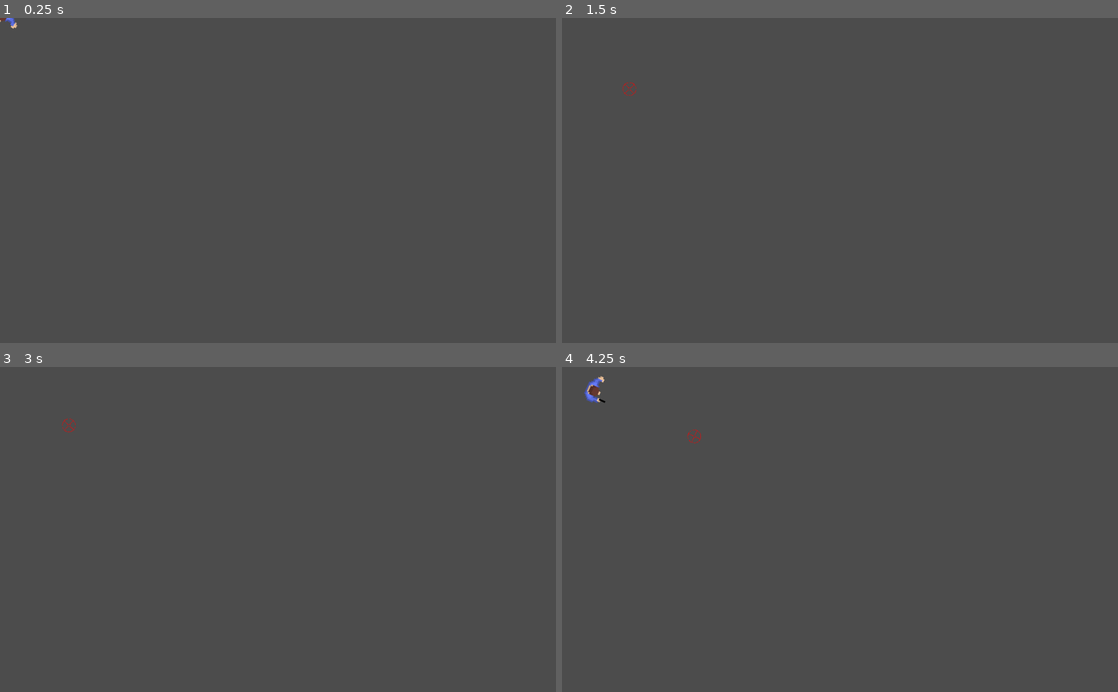
Above: before the commit, frames 1-4 (two rows, left to right).
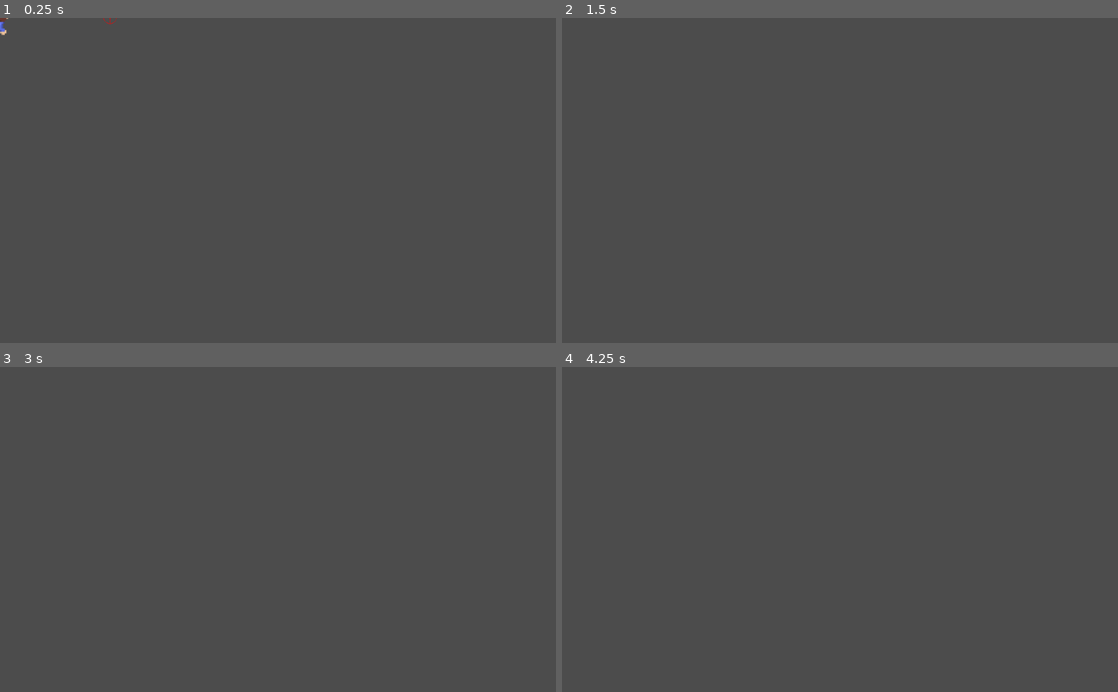
Above: after the commit, the same moments.

Repository: rasmushassenkam/ucs
Game: Godot game, scene res://Player.tscn
Same seed, same stepped clock (60 frames per second), same inputs: the game is played once before the commit and once after it. Before the commit the project has no main scene; this scene is started directly in both runs.
Inputs (mouse positions are in pixels of both pictures, inside the frame that each line leads up to):
- Up to frame 1 (0.25 s): no input
- Up to frame 2 (1.5 s): tap Enter at 0.5 s; move the mouse to (962, 164) at 0.52 s; press the mouse at (962, 164) at 0.53 s; hold D (right) 0.53-1.28 s; tap Mouse wheel down (scroll_wheel_down) at 0.8, 1.35 s; move the mouse to (728, 196) at 1.27 s; release the mouse at (728, 196) at 1.28 s; hold S (down) from 1.28 s (still down)
- Up to frame 3 (3 s): tap Mouse wheel up (scroll_wheel_up) at 1.55 s; move the mouse to (333, 458) at 2.02 s; release S (down) at 2.03 s; hold D (right) 2.03-2.78 s; hold Mouse wheel up (scroll_wheel_up) 2.03-2.78 s; tap Q (prev_weapon, bound only after the commit) at 2.3, 2.85 s; tap Space at 2.75 s; move the mouse to (250, 594) at 2.77 s; hold W (up) from 2.78 s (still down)
- Up to frame 4 (4.25 s): click (812, 594) at 3.05 s; move the mouse to (1006, 578) at 3.52 s; release W (up) at 3.53 s; press the mouse at (1006, 578) at 3.53 s; hold A (left) from 3.53 s (still down); tap Mouse wheel down (scroll_wheel_down) at 3.8 s

The runs differ from the first frame. In frame 1, less than 0.1% of the frame differs, in the area x 0-21%, y 0-6%; in frame 2, less than 0.1%; in frame 3, less than 0.1%; in frame 4, 0.2%, in the area x 4-25%, y 2-24%.
Error before the commit: Invalid operands 'int' and 'bool' in operator '-'. (res://Player.gd:28)

Commit message:
added run_n_gun_animation added simple weapons

Diff:
--- a/Player.gd
+++ b/Player.gd
@@ -2,34 +2,52 @@
 
 export (int) var speed = 200
 export (int) var backwards_speed = 100
-export var weapon = 0
+export (float) var rotation_speed = 2.5
+export var weapons = ["unarmed", "handgun"]
+var selected_weapon = weapons[0]
 
 var velocity = Vector2()
+var rotation_dir = 0
+
+func _ready():
+	print("ready")
 
 func get_input():
-	look_at(get_global_mouse_position())
+	rotation_dir = 0
 	velocity = Vector2()
+	if Input.is_action_pressed('right'):
+		rotation_dir += 1
+	if Input.is_action_pressed('left'):
+		rotation_dir -= 1
 	if Input.is_action_pressed('down'):
-		velocity = Vector2(-backwards_speed, 0).rotated(rotation)
-	elif Input.is_action_pressed('up'):
+		velocity = Vector2(-speed, 0).rotated(rotation)
+	if Input.is_action_pressed('up'):
 		velocity = Vector2(speed, 0).rotated(rotation)
-		$AnimatedSprite.play("walk")
-	elif Input.is_action_pressed("click"):
-		$AnimatedSprite.play("handgun")
+		if selected_weapon == weapons[0]:
+			$AnimatedSprite.play("walk")
+		elif selected_weapon == weapons[1]:
+			$AnimatedSprite.play("handgun_run_n_gun")
 	else:
-		$AnimatedSprite.play("unarmed_idle")
+		if selected_weapon == weapons[0]:
+			$AnimatedSprite.play("unarmed_idle")
+		elif selected_weapon == weapons[1]:
+			$AnimatedSprite.play("handgun_idle")
 
-
-
-func switch_weapons():
-	if Input.is_action_pressed("scroll_wheel_up") && weapon >= 0:
-		weapon += 1
-	if Input.is_action_pressed("scroll_wheel_down"):
-		weapon -= 1 && weapon <= 1
 
 func _physics_process(delta):
 	get_input()
+	rotation += rotation_dir * rotation_speed * delta
 	velocity = move_and_slide(velocity)
+
+func switch_weapons():
+	if Input.is_action_just_pressed("prev_weapon"):
+		print("next")
+		if selected_weapon == weapons[weapons.size() - 1]:
+			selected_weapon = weapons[0]
+		else:
+			var index = weapons.find(selected_weapon)
+			selected_weapon = weapons[index + 1]
 
 func _process(delta):
 	switch_weapons()
+	print(selected_weapon)
--- a/Player.tscn
+++ b/Player.tscn
@@ -19,25 +19,30 @@
 
 [sub_resource type="SpriteFrames" id=1]
 animations = [ {
-"frames": [ ExtResource( 3 ), ExtResource( 6 ), ExtResource( 5 ), ExtResource( 7 ) ],
-"loop": false,
-"name": "handgun",
-"speed": 30.0
+"frames": [ ExtResource( 7 ) ],
+"loop": true,
+"name": "handgun_idle",
+"speed": 5.0
 }, {
 "frames": [ ExtResource( 7 ), ExtResource( 9 ), ExtResource( 8 ), ExtResource( 7 ), ExtResource( 14 ), ExtResource( 15 ) ],
 "loop": true,
 "name": "handgun_run_n_gun",
 "speed": 8.0
 }, {
+"frames": [ ExtResource( 1 ), ExtResource( 3 ), ExtResource( 13 ), ExtResource( 13 ), ExtResource( 3 ) ],
+"loop": true,
+"name": "unarmed_idle",
+"speed": 1.0
+}, {
 "frames": [ ExtResource( 3 ), ExtResource( 2 ), ExtResource( 4 ), ExtResource( 3 ), ExtResource( 12 ), ExtResource( 11 ) ],
 "loop": true,
 "name": "walk",
 "speed": 8.0
 }, {
-"frames": [ ExtResource( 1 ), ExtResource( 3 ), ExtResource( 13 ), ExtResource( 13 ), ExtResource( 3 ) ],
-"loop": true,
-"name": "unarmed_idle",
-"speed": 1.0
+"frames": [ ExtResource( 3 ), ExtResource( 6 ), ExtResource( 5 ), ExtResource( 7 ) ],
+"loop": false,
+"name": "handgun",
+"speed": 30.0
 } ]
 
 [sub_resource type="RectangleShape2D" id=2]
@@ -53,7 +58,7 @@
 [node name="AnimatedSprite" type="AnimatedSprite" parent="."]
 scale = Vector2( 0.75, 0.75 )
 frames = SubResource( 1 )
-animation = "unarmed_idle"
+animation = "handgun_idle"
 
 [node name="CollisionShape2D" type="CollisionShape2D" parent="."]
 position = Vector2( -8.10541, 0.540359 )
--- a/project.godot
+++ b/project.godot
@@ -16,6 +16,7 @@
 [application]
 
 config/name="Ucs"
+run/main_scene="res://Player.tscn"
 config/icon="res://icon.png"
 
 [input]
@@ -59,6 +60,16 @@
 "events": [ Object(InputEventMouseButton,"resource_local_to_scene":false,"resource_name":"","device":0,"alt":false,"shi …(212 unchanged characters)…
  ]
 }
+prev_weapon={
+"deadzone": 0.5,
+"events": [ Object(InputEventKey,"resource_local_to_scene":false,"resource_name":"","device":0,"alt":false,"shift":false,"control":false,"meta":false,"command":false,"pressed":false,"scancode":81,"unicode":0,"echo":false,"script":null)
+ ]
+}
+next_weapon={
+"deadzone": 0.5,
+"events": [ Object(InputEventKey,"resource_local_to_scene":false,"resource_name":"","device":0,"alt":false,"shift":false,"control":false,"meta":false,"command":false,"pressed":false,"scancode":69,"unicode":0,"echo":false,"script":null)
+ ]
+}
 
 [rendering]
 
Binary file changed: assets/player/player_handgun01.png
Binary file changed: assets/player/player_handgun02.png
Binary file changed: assets/player/player_handgun03.png
Binary file added: assets/player/player_idle.png
Not shown, added: assets/player/player_idle.png.import
Binary file changed: assets/player/player_idle01.png
Binary file changed: assets/player/player_idle02.png
Binary file changed: assets/player/player_idle03.png
Binary file changed: assets/player/player_idle04.png
Binary file changed: assets/player/player_run_n_gun_handgun01.png
Binary file changed: assets/player/player_run_n_gun_handgun02.png
Binary file changed: assets/player/player_run_n_gun_handgun03.png
(and 5 more such lines)
